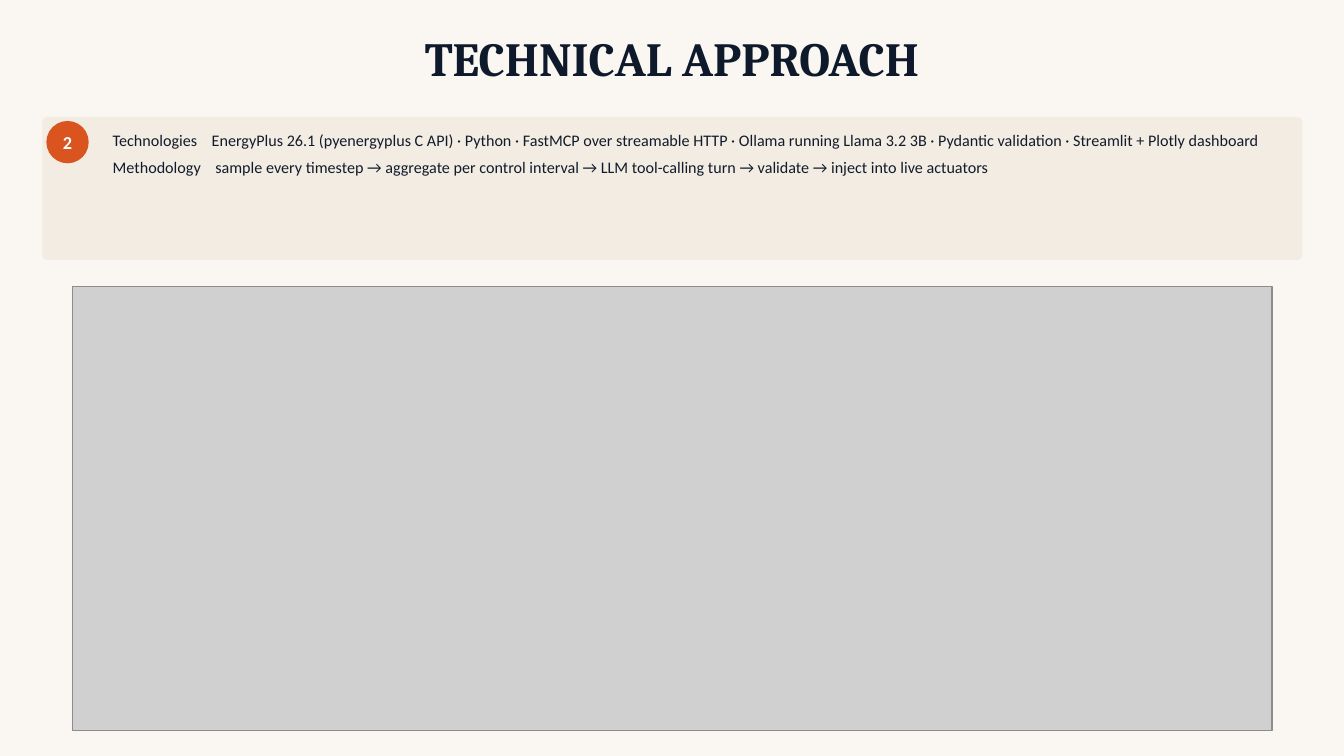
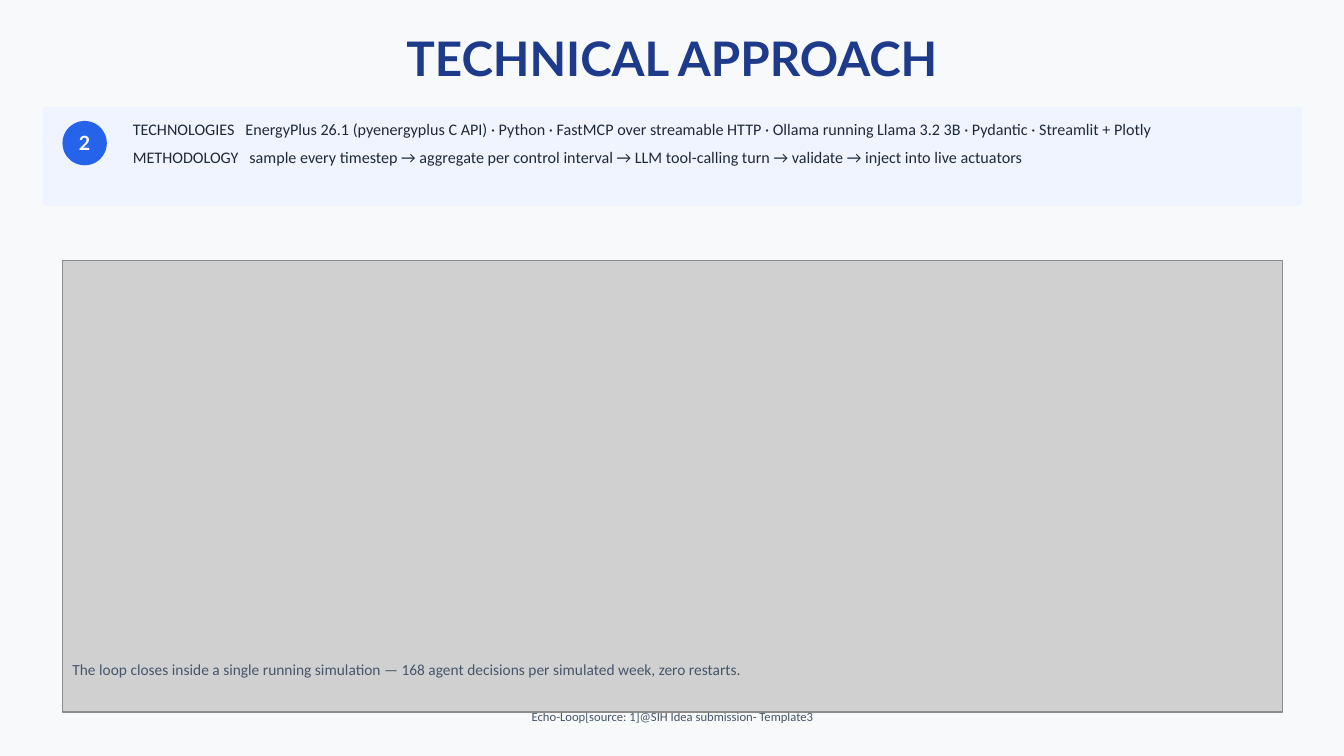
Before and after one commit to ayushYadav1107/Eco_loop_building_agents, a slide deck: slide 3 of deck/Eco-Loop_Building_Agents_Idea.pptx. Drawn at 1344x756 pixels with LibreOffice and Linux fonts; fonts in the diff are those of the drawing; grey boxes stand for pictures. Boxes give left, top, right and bottom in pixels: in the first picture for what was removed or moved away, otherwise in the second. Text is boxed around its words. In the diff, an @@ line names an element or a change of style, - is before the commit and + after.

```diff
--- a/deck/Eco-Loop_Building_Agents_Idea.pptx
+++ b/deck/Eco-Loop_Building_Agents_Idea.pptx
@@ background #FAF7F2 to #F8F9FA @@
@@ title "TECHNICAL APPROACH" at <box>406,41,937,77</box>: font Cambria to Lato, text colour #0E1A2B to #1E3A8A @@
@@ rounded rectangle: place and size @@
-rounded rectangle at <box>42,117,1303,260</box>
+rounded rectangle at <box>42,107,1303,206</box>
@@ rounded rectangle at <box>42,107,1303,206</box>: fill #F2ECE2 to #EFF4FF; proportions changed @@
@@ ellipse "2": place and size @@
-ellipse "2" at <box>46,121,89,163</box>
+ellipse "2" at <box>63,121,107,165</box>
@@ ellipse "2" at <box>63,121,107,165</box>: size 13 to 14 pt, font Calibri to Lato; fill #D9541F to #2563EB @@
@@ text at <box>133,123,1151,166</box>: text changed; text colour #121B2B to #1E293B @@
-Technologies EnergyPlus 26.1 (pyenergyplus C API) · Python · FastMCP over streamable HTTP · Ollama running Llama 3.2 3B · Pydantic validation · Streamlit + Plotly dashboard
-Methodology sample every timestep → aggregate per control interval → LLM tool-calling turn → validate → inject into live actuators
+TECHNOLOGIES EnergyPlus 26.1 (pyenergyplus C API) · Python · FastMCP over streamable HTTP · Ollama running Llama 3.2 3B · Pydantic · Streamlit + Plotly
+METHODOLOGY sample every timestep → aggregate per control interval → LLM tool-calling turn → validate → inject into live actuators
@@ picture: place and size @@
-picture at <box>73,286,1272,731</box>
+picture at <box>63,260,1282,712</box>
@@ text added at <box>72,664,741,678</box>, 11 pt, text #475569 @@
+The loop closes inside a single running simulation — 168 agent decisions per simulated week, zero restarts.
@@ text "Echo-Loop[source: 1]@SIH Idea submission- Template3" at <box>532,711,813,724</box>: vertical alignment middle to top @@
@@ text at <box>532,711,813,724</box>: text changed; size 10 to 9 pt; text colour #4A5768 to #475569 @@
-@SIH Idea submission- Template
+Echo-Loop[source: 1]@SIH Idea submission- Template3
@@ page number removed at <box>1257,730,1266,731</box> @@
-3
```
Also in this commit, not shown: 5 other slides changed, 8 other files.
